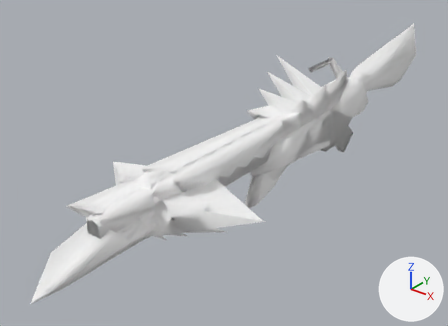
Before and after pictures for a commit that changed the glTF model docs/models/weapons/w06/085.glb.
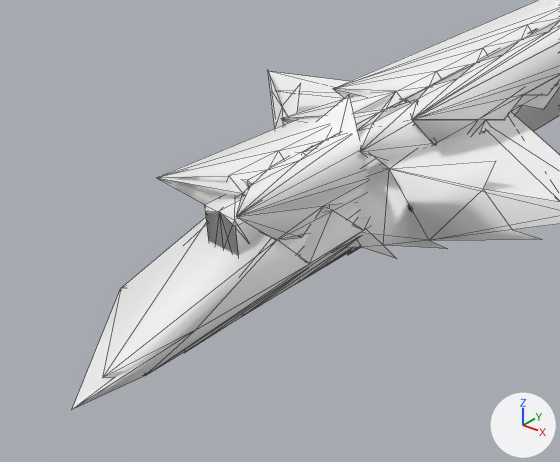
Each version appears first whole from a 50 mm camera at (1.064, -1.851, 0.637) aimed at (-0.13, -0.359, -0.288), and next in a close-up on the part from 0% to 53% of the width and 40% to 100% of the height. Arrows for +X, +Y and +Z are at lower right; the lights stay in place. The older version's two pictures come first. The close-ups show mesh edges as thin lines. Vertices at exactly the same position are counted once.

Objects in the first close-up: 'Group[0]', 'Group[100]', 'Group[1]', 'Group[2]'.
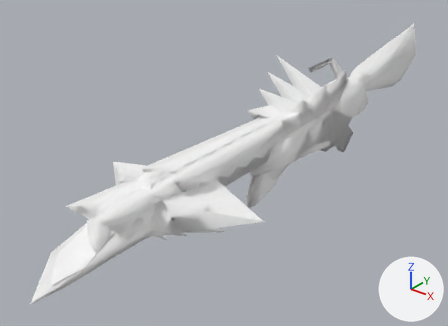
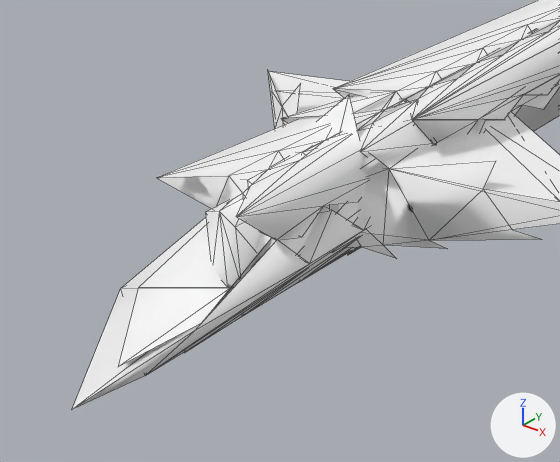
Diff of the bpy script that builds the scene:
```diff
--- a/docs/models/weapons/w06/085.glb.py
+++ b/docs/models/weapons/w06/085.glb.py
@@ me_group_1 @@
 # used by ob_group_1; location = (0.0, 0.0, 0.0)
-me_group_1.from_pydata(...)  # 137 vertices, 204 faces; spans x -0.062..0.062, y -1.234..-0.626, z -0.289..-0.119
+me_group_1.from_pydata(...)  # 116 vertices, 151 faces; spans x -0.062..0.062, y -1.234..-0.626, z -0.289..-0.119
+# me_group_1 part 1: the loose piece of 8 vertices spanning x -0.023..0.023, y -1.034..-0.993, z -0.24..-0.15 is deleted
+# me_group_1 part 2
+# 5 vertices are removed from x -0.049..0.048, y -1.197..-0.632, z -0.263..-0.19
+# 35 faces are deleted
+# other edits to the shape of me_group_1 do not show in these pictures
 me_group_1.materials.append(mat_xfb__m20_lbg085_add)
@@ me_group_2 @@
 # used by ob_group_2; location = (0.0, 0.0, 0.0)
-me_group_2.from_pydata(...)  # 115 vertices, 165 faces; spans x -0.291..0.291, y -0.949..-0.59, z -0.289..-0.09
+me_group_2.from_pydata(...)  # 99 vertices, 132 faces; spans x -0.291..0.291, y -0.949..-0.59, z -0.289..-0.09
+# me_group_2 part 3
+# 8 vertices are removed from x -0.059..0.059, y -0.893..-0.624, z -0.287..-0.196
+# 23 faces are deleted
+# other edits to the shape of me_group_2 do not show in these pictures
 me_group_2.materials.append(mat_xfba_e0__m00_lbg085)
```

Changed parts and their boxes [x1, y1, x2, y2] in the close-ups (560 x 462 px):
'Group[2]', reshaped: before [268, 71, 560, 263]; after [268, 71, 560, 258]
part 1 of me_group_1, deleted: before [205, 194, 260, 255]
part 2 of me_group_1, deleted: before [102, 150, 369, 378]
part 3 of me_group_2, deleted (mostly hidden): before [281, 118, 502, 263]
